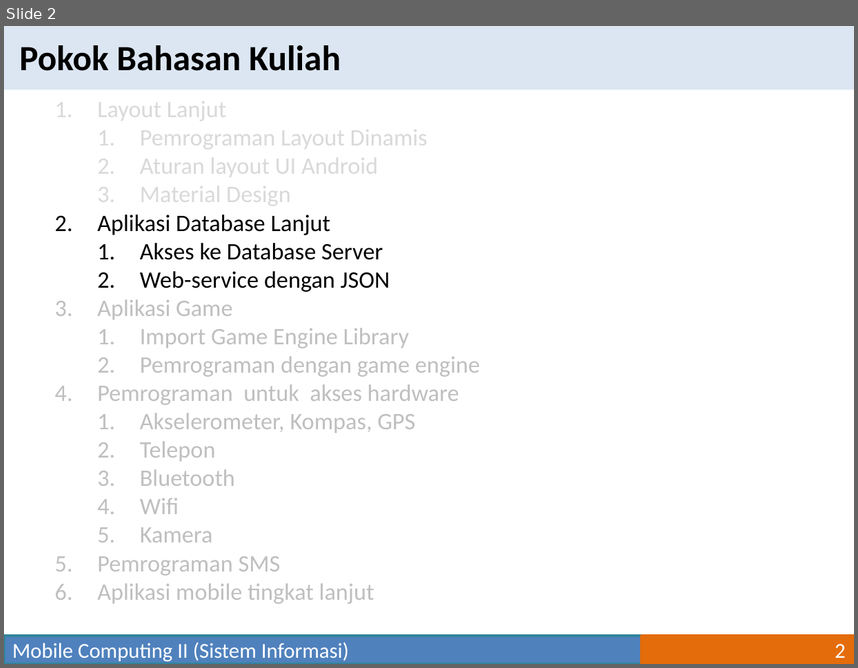
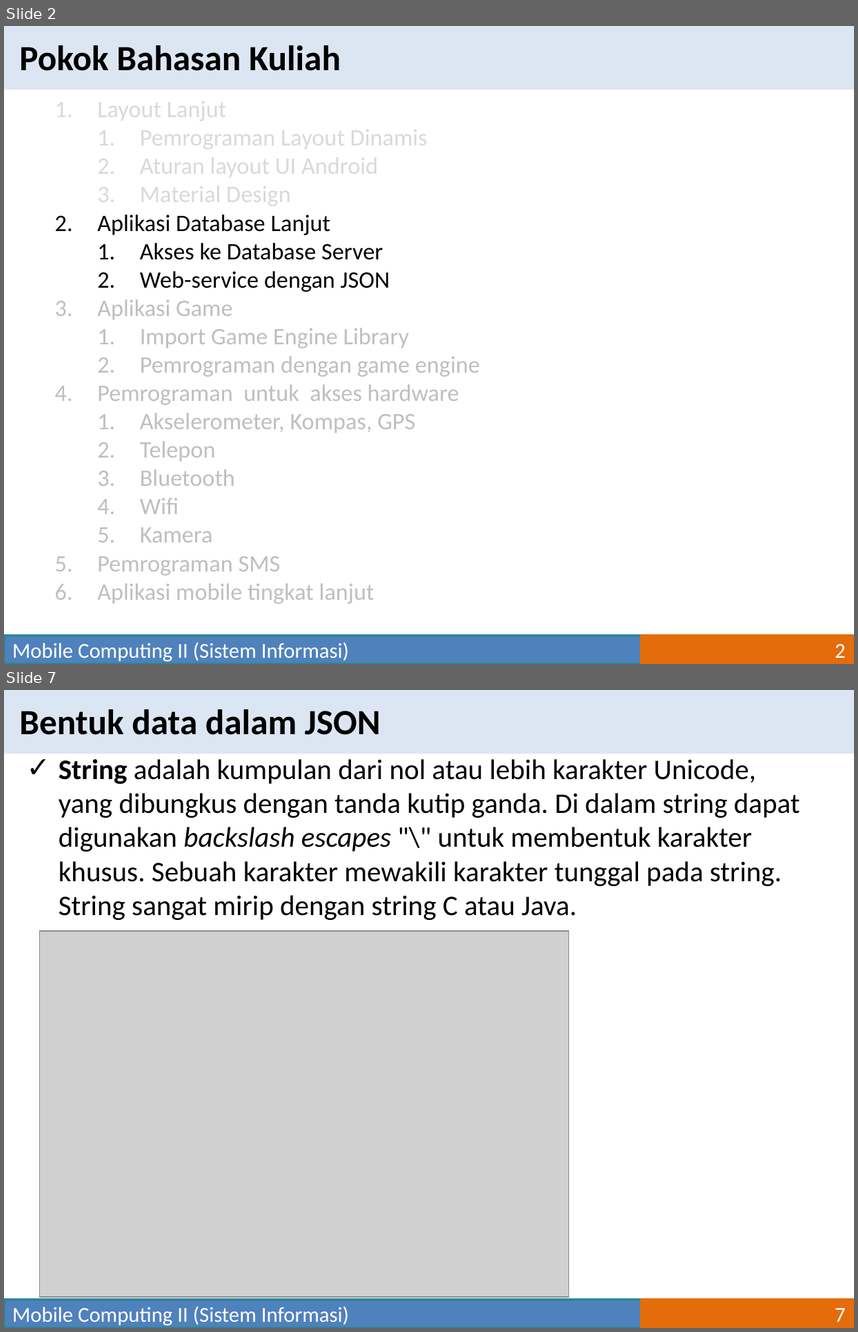
Before and after one commit to mpriyonots/Mobile-Computing-II, a slide deck: materi/Mobile Computing II-06.pptx. Shown one above the other, each under a label of ours: slide 2 before the commit, slides 2 and 7 after it; the slides between them are not shown. The pictures are 858x668 and 858x1332 pixels, drawn with LibreOffice and Linux fonts; fonts in the diff are those of the drawing; grey boxes stand for pictures. Boxes give left, top, right and bottom in pixels: in the first picture for what was removed or moved away, otherwise in the second. Text is boxed around its words. In the diff, an @@ line names an element or a change of style, - is before the commit and + after.

```diff
--- a/materi/Mobile Computing II-06.pptx
+++ b/materi/Mobile Computing II-06.pptx
@@ slide 7 added at [4, 690, 854, 1328], background #FFFFFF @@
@@ rectangle added at [4, 690, 854, 753], fill #DCE6F2 @@
@@ text added at [19, 709, 381, 735], 30 pt, text #000000, bold @@
+Bentuk data dalam JSON
@@ text added at [59, 759, 800, 920], 24 pt, text #000000 @@
+✓ String adalah kumpulan dari nol atau lebih karakter Unicode, yang dibungkus dengan tanda kutip ganda. Di dalam string dapat digunakan backslash escapes "\" untuk membentuk karakter khusus. Sebuah karakter mewakili karakter tunggal pada string. String sangat mirip dengan string C atau Java.
@@ picture added at [40, 931, 569, 1296] @@
@@ rectangle added at [4, 1299, 642, 1328], fill #4F81BD, outline #31859C 2 pt, 18 pt, text #FFFFFF @@
+Mobile Computing II (Sistem Informasi)
@@ page number added at [642, 1299, 854, 1328], fill #E46C0A, outline #E46C0A 2 pt, 18 pt, text #FFFFFF @@
+7
```
Also in this commit, not shown: 7 other slides added, 1 slide removed, 1 other file.
